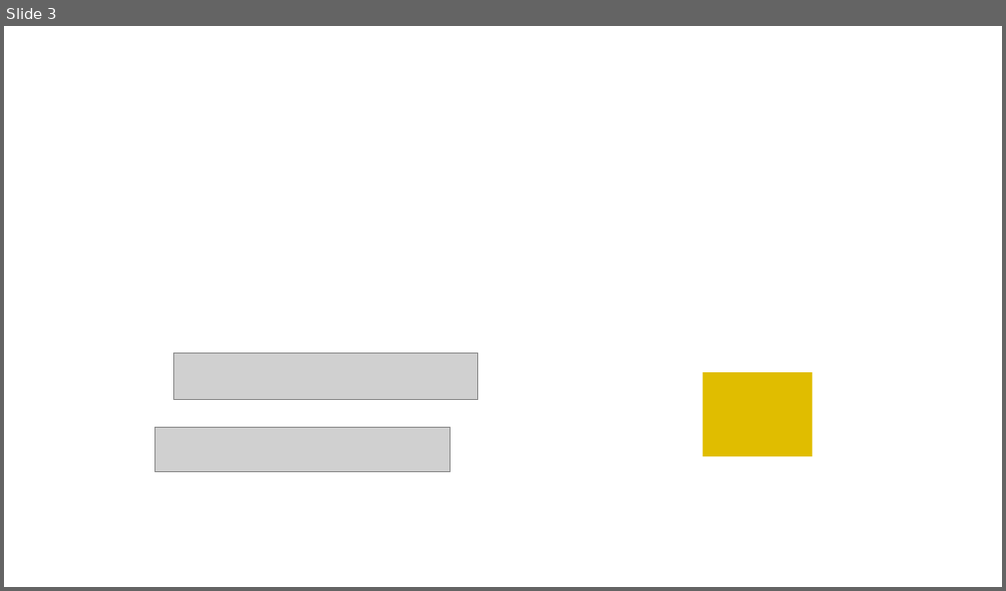
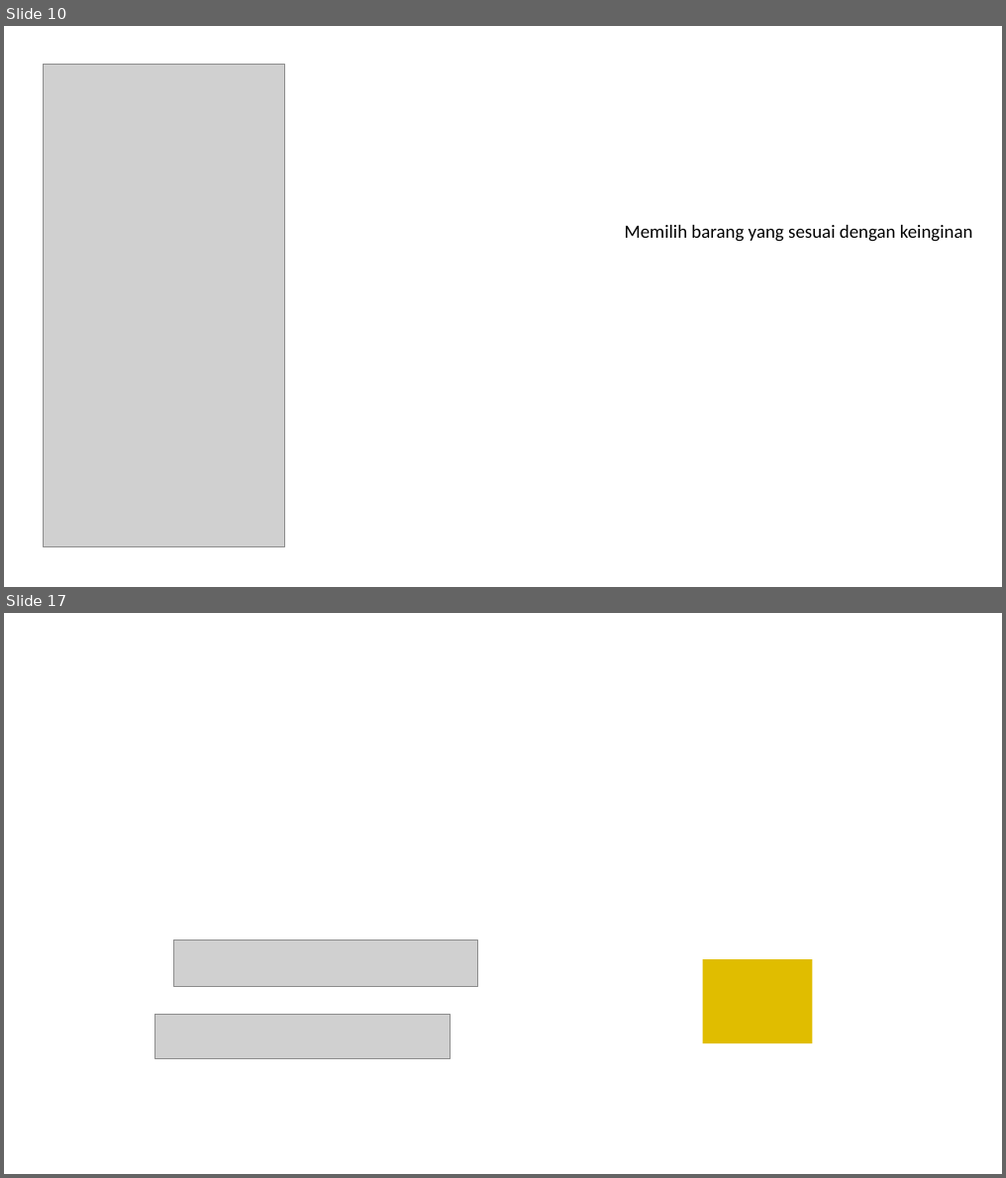
Before and after one commit to pierrekatuhe/WTB, a slide deck: New folder/Presentation.pptx. Shown one above the other, each under a label of ours: slide 3 before the commit, slides 10 and 17 after it; the slides between them are not shown. The pictures are 1006x591 and 1006x1178 pixels, drawn with LibreOffice and Linux fonts; fonts in the diff are those of the drawing; grey boxes stand for pictures. Boxes give left, top, right and bottom in pixels: in the first picture for what was removed or moved away, otherwise in the second. Text is boxed around its words. In the diff, an @@ line names an element or a change of style, - is before the commit and + after.

```diff
--- a/New folder/Presentation.pptx
+++ b/New folder/Presentation.pptx
@@ slide 10 added at box(4, 26, 1002, 587), background #FFFFFF @@
@@ picture added at box(44, 65, 285, 547) @@
@@ text added at box(625, 225, 973, 242), 18 pt, text #000000 @@
+Memilih barang yang sesuai dengan keinginan
@@ what was slide 3 is now slide 17 @@
```
Also in this commit, not shown: 11 slides changed, 4 other slides added, 1 slide removed, 4 other files.
